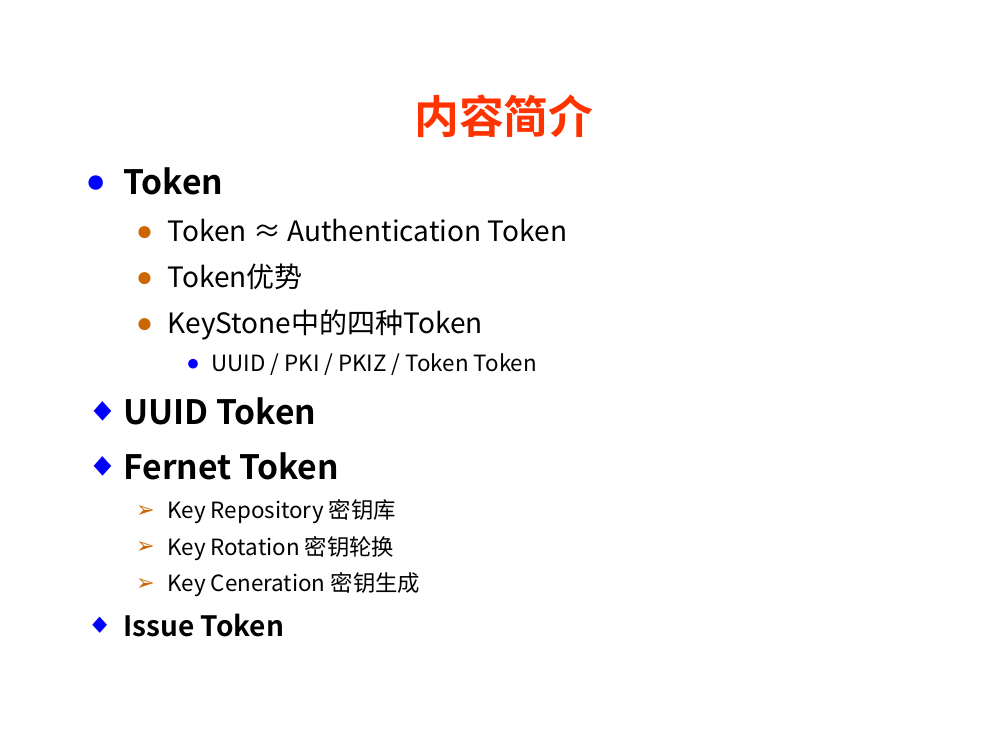
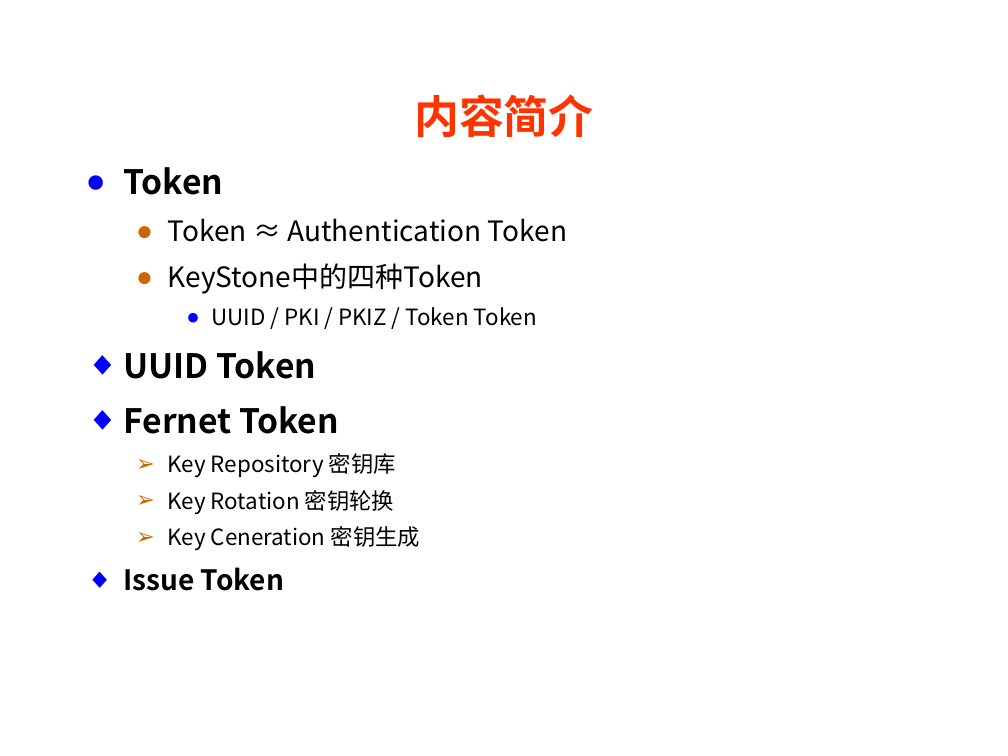
Before and after one commit to kebreathing/E-Learning, a slide deck: slide 2 of 组会/keystone-Token与Fernet.pptx. Drawn at 1008x756 pixels with LibreOffice and Linux fonts; fonts in the diff are those of the drawing; background and template pictures are left out. Boxes give left, top, right and bottom in pixels: in the first picture for what was removed or moved away, otherwise in the second. Text is boxed around its words. In the diff, an @@ line names an element or a change of style, - is before the commit and + after.

```diff
--- a/组会/keystone-Token与Fernet.pptx
+++ b/组会/keystone-Token与Fernet.pptx
@@ text at box(168, 263, 303, 290): paragraph removed @@
-  ● Token优势
```
Also in this commit, not shown: 12 other slides changed, 1 slide removed, 2 other files.
